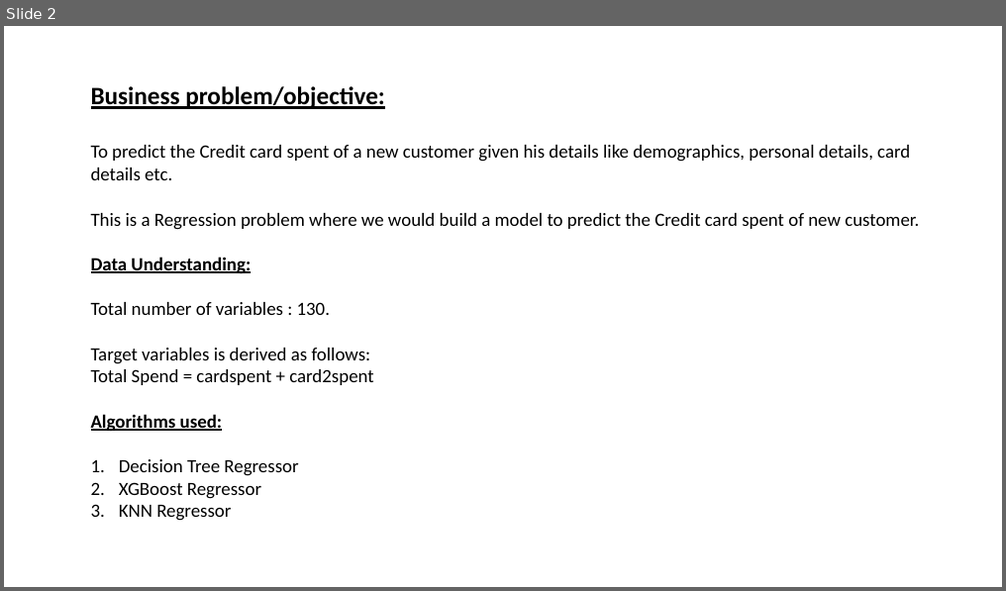
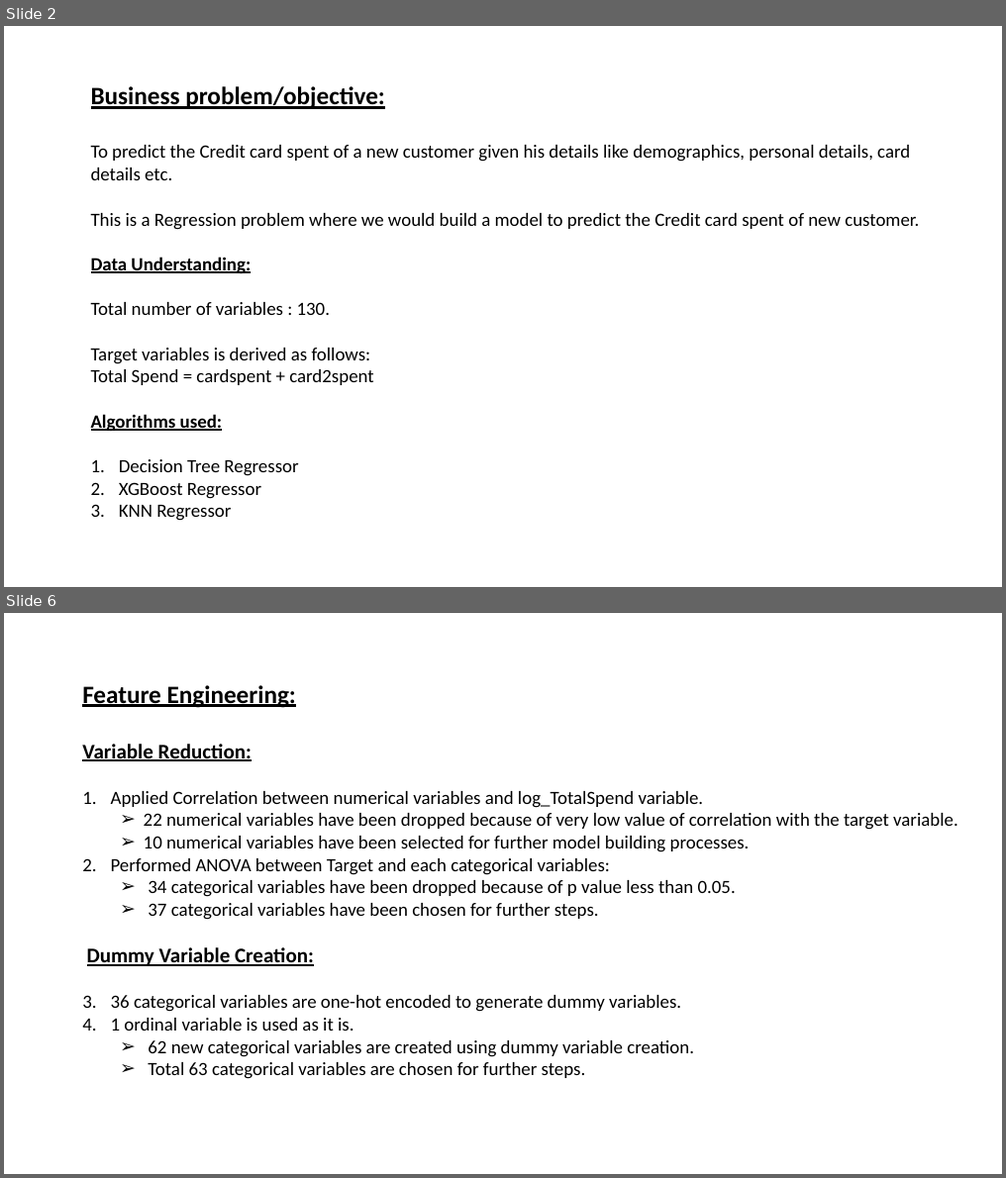
Before and after one commit to devarun07/Analytix, a slide deck: Projects/1. Predicting Credit Card Spend & Identifying Key Drivers/Submission.pptx. Shown one above the other, each under a label of ours: slide 2 before the commit, slides 2 and 6 after it; the slides between them are not shown. The pictures are 1006x591 and 1006x1178 pixels, drawn with LibreOffice and Linux fonts; fonts in the diff are those of the drawing. Boxes give left, top, right and bottom in pixels: in the first picture for what was removed or moved away, otherwise in the second. Text is boxed around its words. In the diff, an @@ line names an element or a change of style, - is before the commit and + after.

```diff
--- a/Projects/1. Predicting Credit Card Spend & Identifying Key Drivers/Submission.pptx
+++ b/Projects/1. Predicting Credit Card Spend & Identifying Key Drivers/Submission.pptx
@@ slide 6 added at (4,613,1002,1174), background #FFFFFF @@
@@ text added at (82,685,958,1079), 18 pt, text #000000 @@
+Feature Engineering:
+Variable Reduction:
+1. Applied Correlation between numerical variables and log_TotalSpend variable.
+  ➢ 22 numerical variables have been dropped because of very low value of correlation with the target variable.
+  ➢ 10 numerical variables have been selected for further model building processes.
+2. Performed ANOVA between Target and each categorical variables:
+  ➢ 34 categorical variables have been dropped because of p value less than 0.05.
+  ➢ 37 categorical variables have been chosen for further steps.
+Dummy Variable Creation:
+1. 36 categorical variables are one-hot encoded to generate dummy variables.
+2. 1 ordinal variable is used as it is.
+  ➢ 62 new categorical variables are created using dummy variable creation.
+  ➢ Total 63 categorical variables are chosen for further steps.
```
Also in this commit, not shown: 7 other slides added, 1 slide removed, 3 other files.
